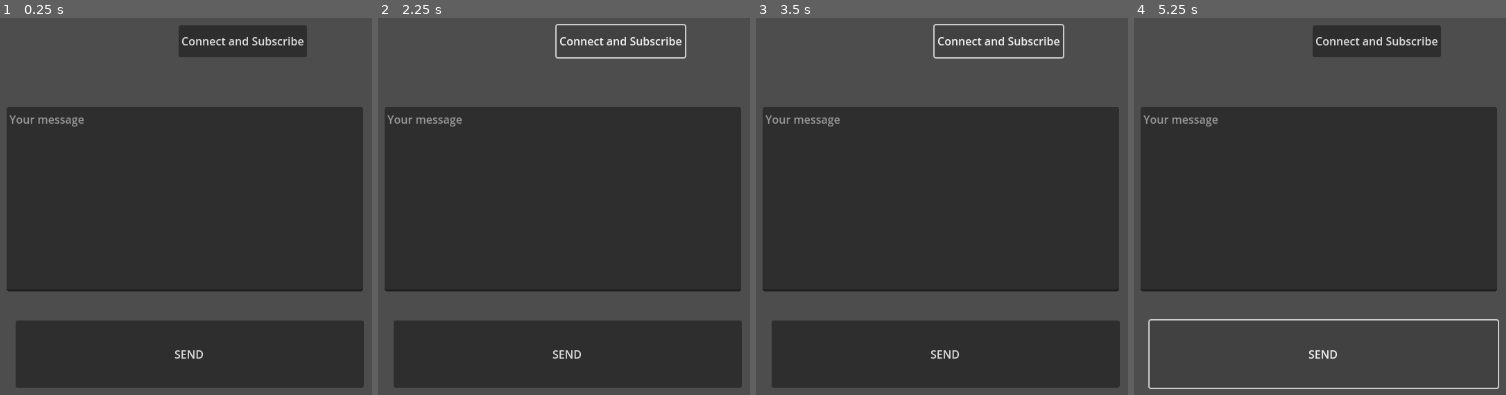
Above: before the commit, frames 1-4 (left to right).
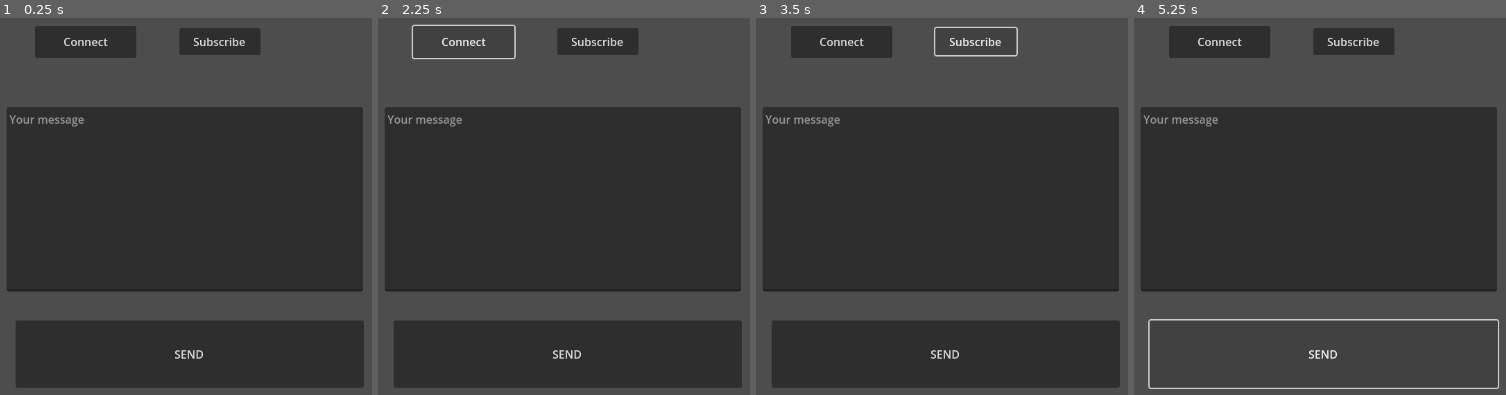
Above: after the commit, the same moments.

Repository: mfventura/godot-sockets-client
Game: Godot game, scene res://control.tscn
Two runs of this game, one before a commit and one after it. Both use one fixed random seed, a clock stepped at 60 frames per second and the inputs below.
Inputs (mouse positions are in pixels of both pictures, inside the frame that each line leads up to):
- Up to frame 1 (0.25 s): no input
- Up to frame 2 (2.25 s): click (564, 198) at 0.52 s; type "12" at 0.6 s; click "SEND" at 1.25 s; click "Connect and Subscribe" (after the commit: "Connect") at 2 s
- Up to frame 3 (3.5 s): click (975, 40) at 2.75 s, where only the run after the commit has a clickable "Subscribe"
- Up to frame 4 (5.25 s): click "SEND" at 3.5 s; click (1353, 40) at 4.25 s, where only the run after the commit has a clickable "Subscribe"; click "SEND" at 5 s

The runs differ from the first frame. In frame 1, 3.7% of the frame differs, in the area x 9-83%, y 2-11%; in frame 2, 1.2%; in frame 3, 3.3%; in frame 4, 3.7%.

Commit message:
last tests

Diff:
--- a/control.gd
+++ b/control.gd
@@ -3,7 +3,7 @@
 # Called when the node enters the scene tree for the first time.
 func _ready():
 	Socket.message_received.connect(message_received)
-	Socket.connection_closed.connect(connection_closed)
+	Socket.lasignal.connect(connection_closed)
 	Socket.connected_to_server.connect(connection_open)
 # Called every frame. 'delta' is the elapsed time since the previous frame.
 func _process(delta):
@@ -17,8 +17,6 @@
 	$connect.visible = true
 
 func _on_button_pressed():
-	#Socket.test()
-	Socket.close()
 	var err = Socket.send($message.text)
 	$message.text = ""
 
@@ -28,10 +26,14 @@
 
 func connection_open():
 	print("Connection open signal")
-	#Socket.subscribe()
 	$connect.visible = false
 
 
 func _on_open_server_pressed():
 	var server_scene = load("res://server.tscn")
 	add_child(server_scene.instantiate())
+
+
+
+func _on_subscribe_pressed():
+	Socket.subscribe()
--- a/control.tscn
+++ b/control.tscn
@@ -36,11 +36,11 @@
 
 [node name="connect" type="Button" parent="."]
 layout_mode = 0
-offset_left = 321.0
-offset_top = 38.0
-offset_right = 467.0
-offset_bottom = 84.0
-text = "Connect and Subscribe"
+offset_left = 114.0
+offset_top = 39.0
+offset_right = 260.0
+offset_bottom = 85.0
+text = "Connect"
 
 [node name="openServer" type="Button" parent="."]
 visible = false
@@ -51,6 +51,15 @@
 offset_bottom = 93.0
 text = "SERVER OPEN"
 
+[node name="subscribe" type="Button" parent="."]
+layout_mode = 0
+offset_left = 322.0
+offset_top = 42.0
+offset_right = 439.0
+offset_bottom = 81.0
+text = "Subscribe"
+
 [connection signal="pressed" from="Button" to="." method="_on_button_pressed"]
 [connection signal="pressed" from="connect" to="." method="_on_connect_pressed"]
 [connection signal="pressed" from="openServer" to="." method="_on_open_server_pressed"]
+[connection signal="pressed" from="subscribe" to="." method="_on_subscribe_pressed"]
--- a/socket.gd
+++ b/socket.gd
@@ -6,7 +6,7 @@
 
 
 signal connected_to_server()
-signal connection_closed()
+signal lasignal()
 signal message_received(message: Variant)
 
 func _ready():
@@ -23,23 +23,32 @@
 
 
 func subscribe() -> int:
+	"""
 	var content = load_file("res://connect.txt")
 	var content_byte_arr = content.to_utf8_buffer()
 	content_byte_arr.append_array(PackedByteArray([null]))
 	var err = socket.send(content_byte_arr)
-	content = load_file("res://subscribe.txt")
-	content_byte_arr = content.to_utf8_buffer()
+	"""
+	var content = load_file("res://subscribe.txt")
+	var content_byte_arr = content.to_utf8_buffer()
+	print(content_byte_arr)
 	content_byte_arr.append_array(PackedByteArray([null]))
-	err = socket.send(content_byte_arr)
-	#send("HELLO")
+	print(content)
+	print(content_byte_arr)
+	print(content_byte_arr.size())
+	print([89])
+	print(PackedByteArray([89]))
+	var err = socket.send_text(content)
+	socket.send(PackedByteArray([null]))
 	return err
-
 
 func send(message) -> int:
 	var content = load_file("res://send.txt")
 	content = content%["godot", message]
+	#var content = load_file("res://subscribe-2.txt")
 	var content_byte_arr = content.to_utf8_buffer()
 	content_byte_arr.append_array(PackedByteArray([null]))
+	print(content)
 	print(content_byte_arr)
 	print(content_byte_arr.size())
 	var err = socket.send(content_byte_arr)
@@ -52,13 +61,6 @@
 	if socket.was_string_packet():
 		return pkt.get_string_from_utf8()
 	return bytes_to_var(pkt)
-
-
-func close(code := 1000, reason := "") -> void:
-	log_message("Socket closed, code: %s, reason: %s" % [str(code), str(reason)])
-	socket.close(code, reason)
-	last_state = socket.get_ready_state()
-
 
 func clear() -> void:
 	socket = WebSocketPeer.new()
@@ -78,7 +80,7 @@
 		if state == socket.STATE_OPEN:
 			connected_to_server.emit()
 		elif state == socket.STATE_CLOSED:
-			connection_closed.emit()
+			lasignal.emit()
 
 	while state == socket.STATE_OPEN and socket.get_available_packet_count() > 0:
 		log_message("Message received")
@@ -99,6 +101,7 @@
 	f.close()
 	return content
 
+
 func log_message(message):
 	var time = Time.get_time_string_from_system()
 	print("CLIENT: "+time +" "+ message)
Not shown, changed: send.txt
Not shown, changed: subscribe-2.txt
